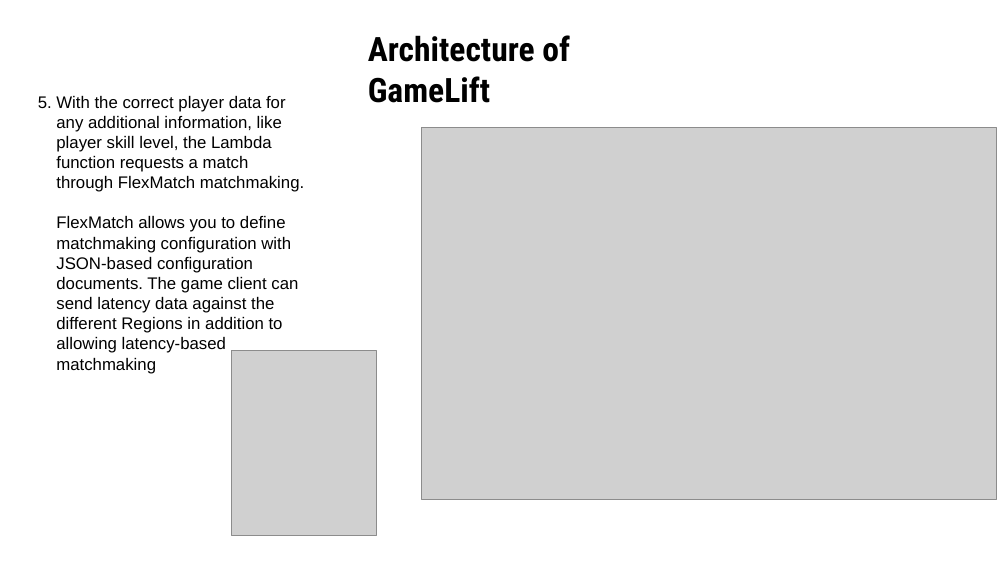
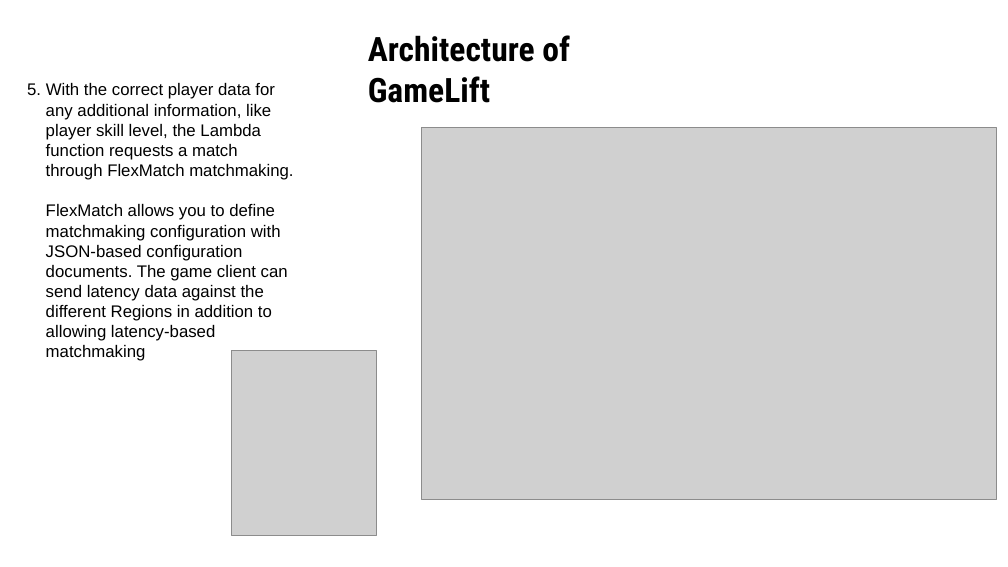
Before and after one commit to SaurabhYadav388/misc_works, a slide deck: slide 30 of Cloud_PPT/Shosau.pptx (slide 24 before the commit). Drawn at 1008x567 pixels with LibreOffice and Linux fonts; fonts in the diff are those of the drawing; grey boxes stand for pictures. Boxes give left, top, right and bottom in pixels: in the first picture for what was removed or moved away, otherwise in the second. Text is boxed around its words. In the diff, an @@ line names an element or a change of style, - is before the commit and + after.

```diff
--- a/Cloud_PPT/Shosau.pptx
+++ b/Cloud_PPT/Shosau.pptx
@@ text "5. With the correct player ...": place and size @@
-text "5. With the correct player ..." at <box>38,96,304,374</box>
+text "5. With the correct player ..." at <box>27,83,293,361</box>
```
Also in this commit, not shown: 6 slides added.
